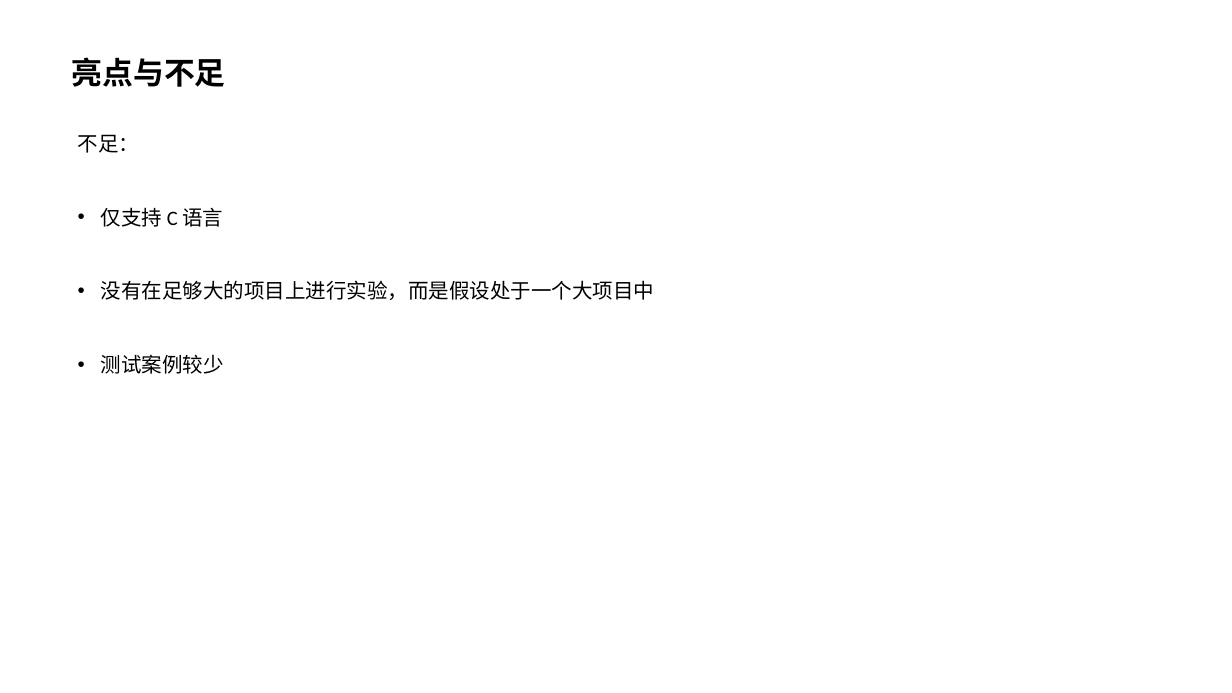
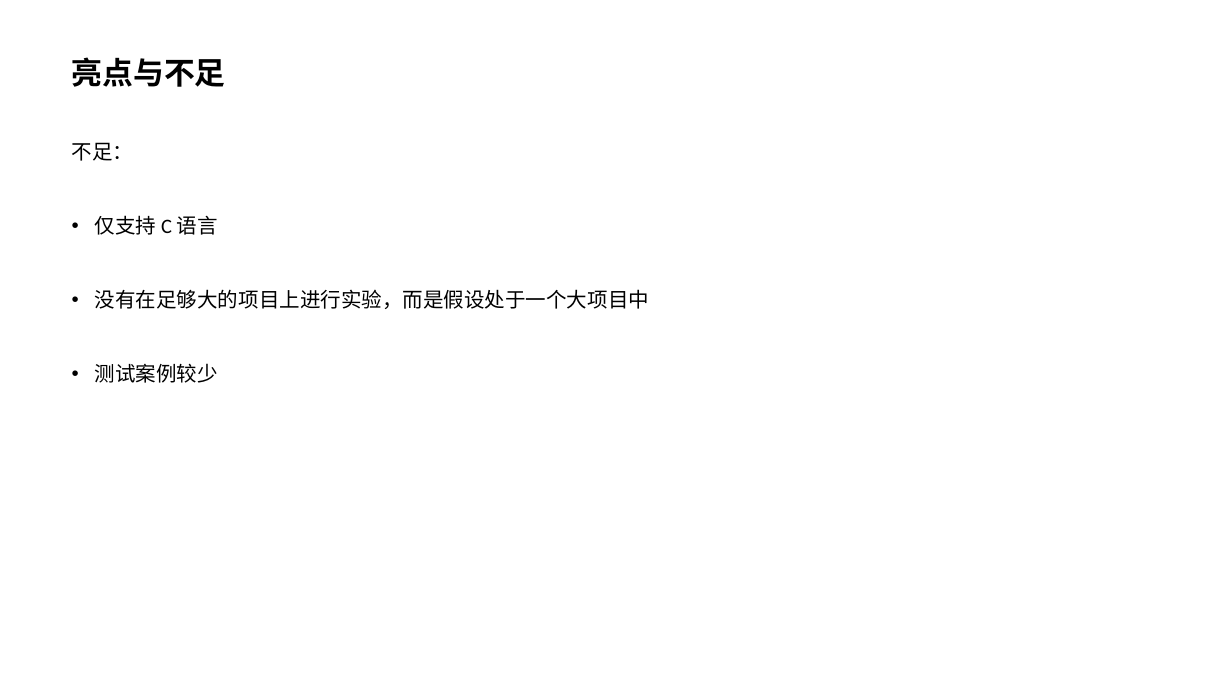
Before and after one commit to Zhenyu-Bo/Code-Assistant, a slide deck: slide 31 of report/LLM辅助的程序缺陷检测与修复.pptx (slide 26 before the commit). Drawn at 1232x693 pixels with LibreOffice and Linux fonts; fonts in the diff are those of the drawing. Boxes give left, top, right and bottom in pixels: in the first picture for what was removed or moved away, otherwise in the second. Text is boxed around its words. In the diff, an @@ line names an element or a change of style, - is before the commit and + after.

```diff
--- a/report/LLM辅助的程序缺陷检测与修复.pptx
+++ b/report/LLM辅助的程序缺陷检测与修复.pptx
@@ text "不足：": place and size @@
-text "不足：" at (78, 134, 655, 374)
+text "不足：" at (72, 142, 649, 383)
```
Also in this commit, not shown: 1 other slide changed, 5 slides added.
